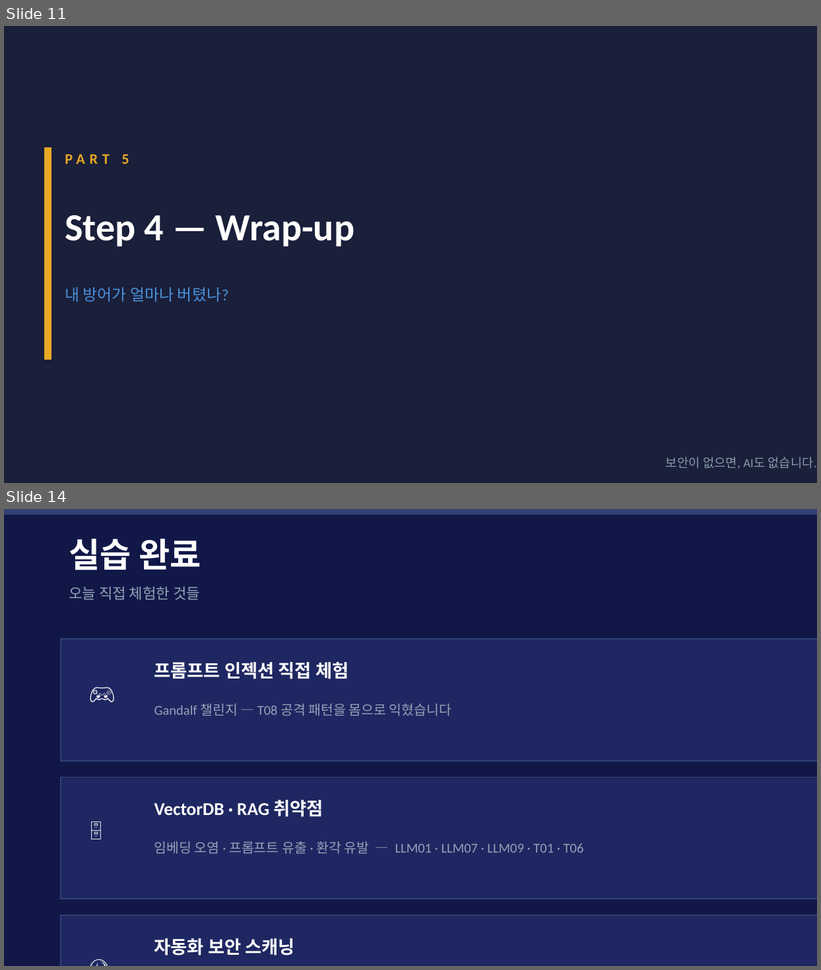
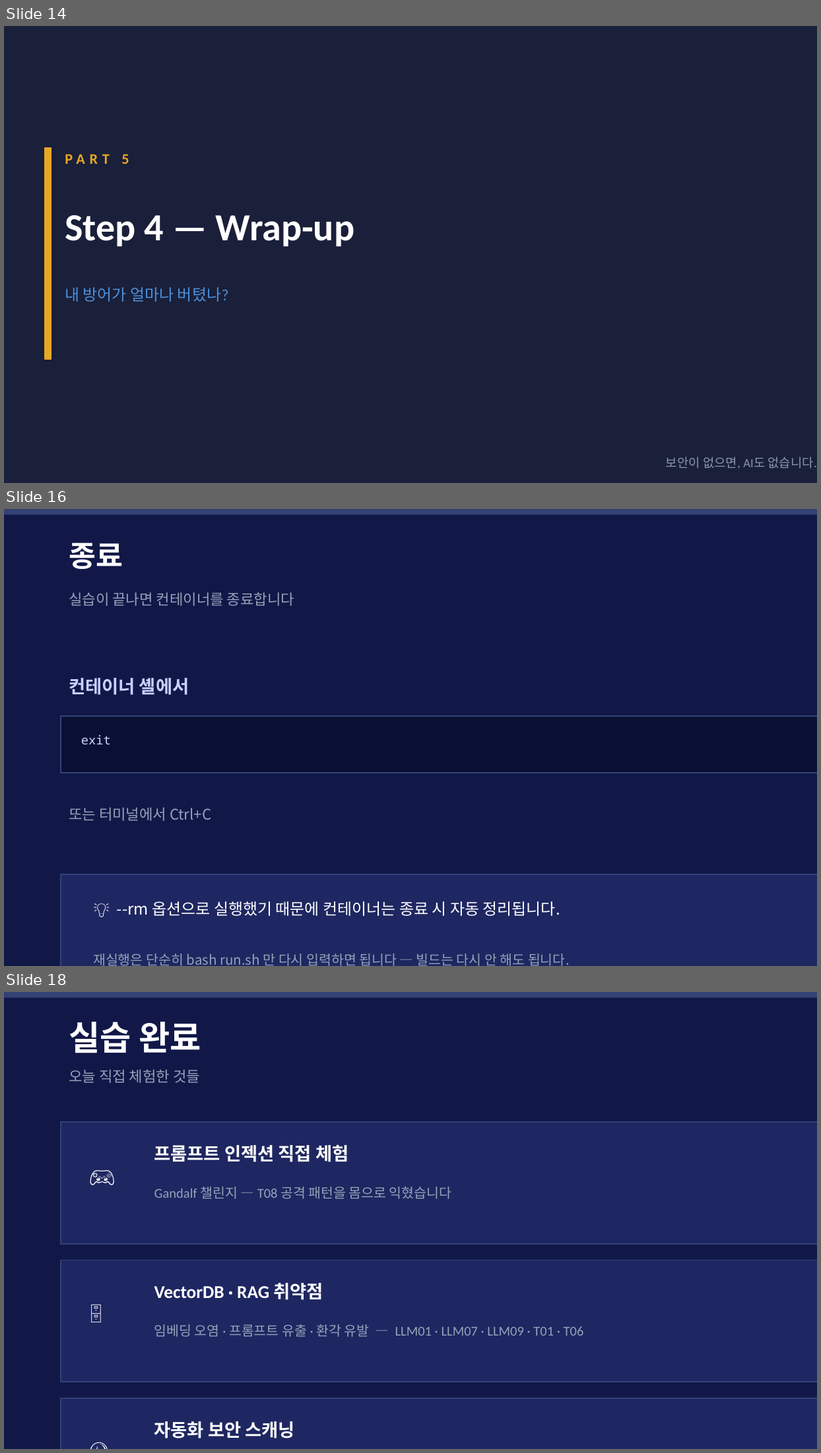
Before and after one commit to sulgik/security-workshop, a slide deck: ws02/class/ws02_Lab2_promptfoo.pptx. Shown one above the other, each under a label of ours: slides 11 and 14 before the commit, slides 14, 16 and 18 after it; the slides between them are not shown. The pictures are 821x970 and 821x1453 pixels, drawn with LibreOffice and Linux fonts; fonts in the diff are those of the drawing. Boxes give left, top, right and bottom in pixels: in the first picture for what was removed or moved away, otherwise in the second. Text is boxed around its words. In the diff, an @@ line names an element or a change of style, - is before the commit and + after.

```diff
--- a/ws02/class/ws02_Lab2_promptfoo.pptx
+++ b/ws02/class/ws02_Lab2_promptfoo.pptx
@@ slide 16 added at [4, 509, 817, 966], background #111848 @@
@@ rectangle added at [4, 509, 817, 515], fill #334175 @@
@@ text added at [69, 543, 123, 569], 26 pt, text #FFFFFF, bold @@
+종료
@@ text added at [69, 592, 294, 606], 13 pt, text #94A3B8 @@
+실습이 끝나면 컨테이너를 종료합니다
@@ text added at [69, 678, 189, 695], 16 pt, text #C7D2FE, bold @@
+컨테이너 셸에서
@@ rectangle added at [61, 716, 817, 773], fill #0A1033, outline #334175 1 pt @@
@@ text added at [81, 735, 111, 745], 11 pt, text #C7D2FE @@
+exit
@@ text added at [69, 807, 211, 821], 13 pt, text #94A3B8 @@
+또는 터미널에서 Ctrl+C
@@ rectangle added at [61, 875, 817, 966], fill #1E2761, outline #334175 1 pt @@
@@ text added at [117, 902, 561, 916], 14 pt, text #FFFFFF @@
+💡 --rm 옵션으로 실행했기 때문에 컨테이너는 종료 시 자동 정리됩니다.
@@ text added at [93, 954, 570, 966], 12 pt, text #94A3B8 @@
+재실행은 단순히 bash run.sh 만 다시 입력하면 됩니다 — 빌드는 다시 안 해도 됩니다.
@@ what was slide 11 is now slide 14 @@
@@ what was slide 14 is now slide 18 @@
```
Also in this commit, not shown: 4 slides changed, 3 other slides added, 1 other file.
